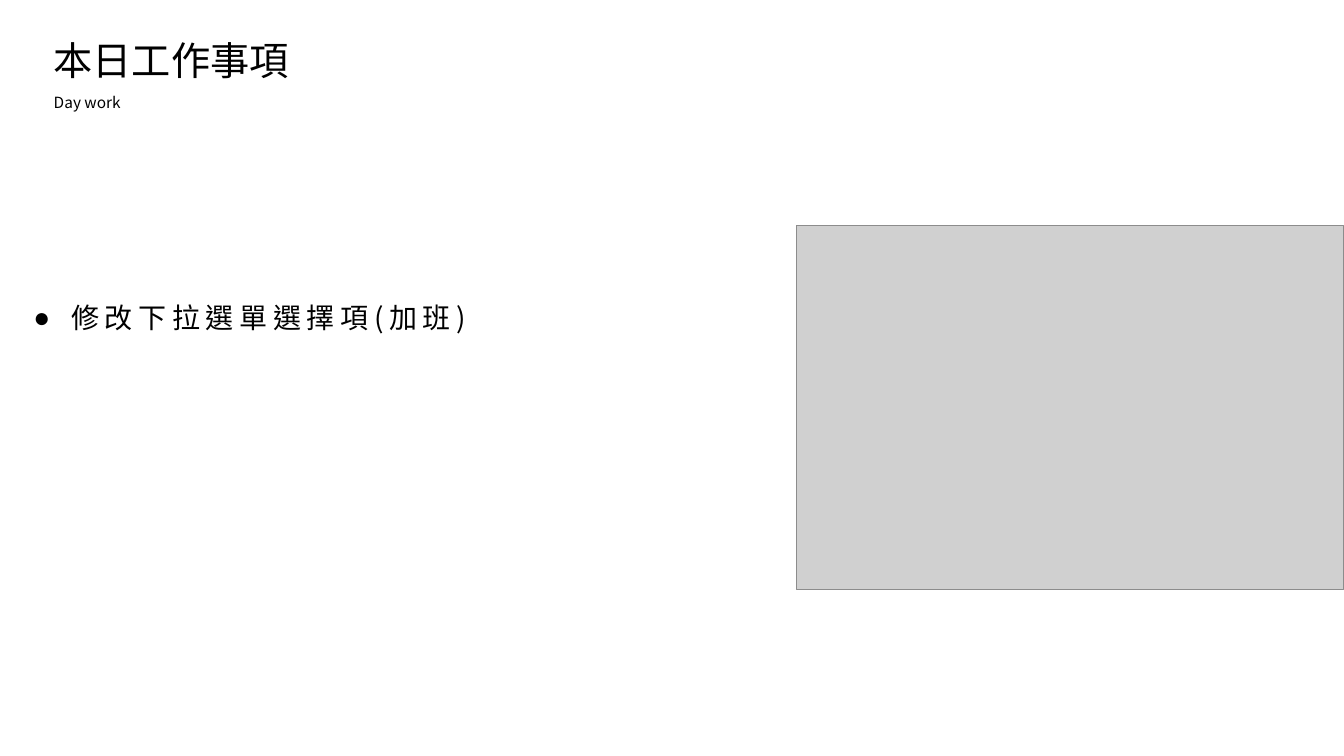
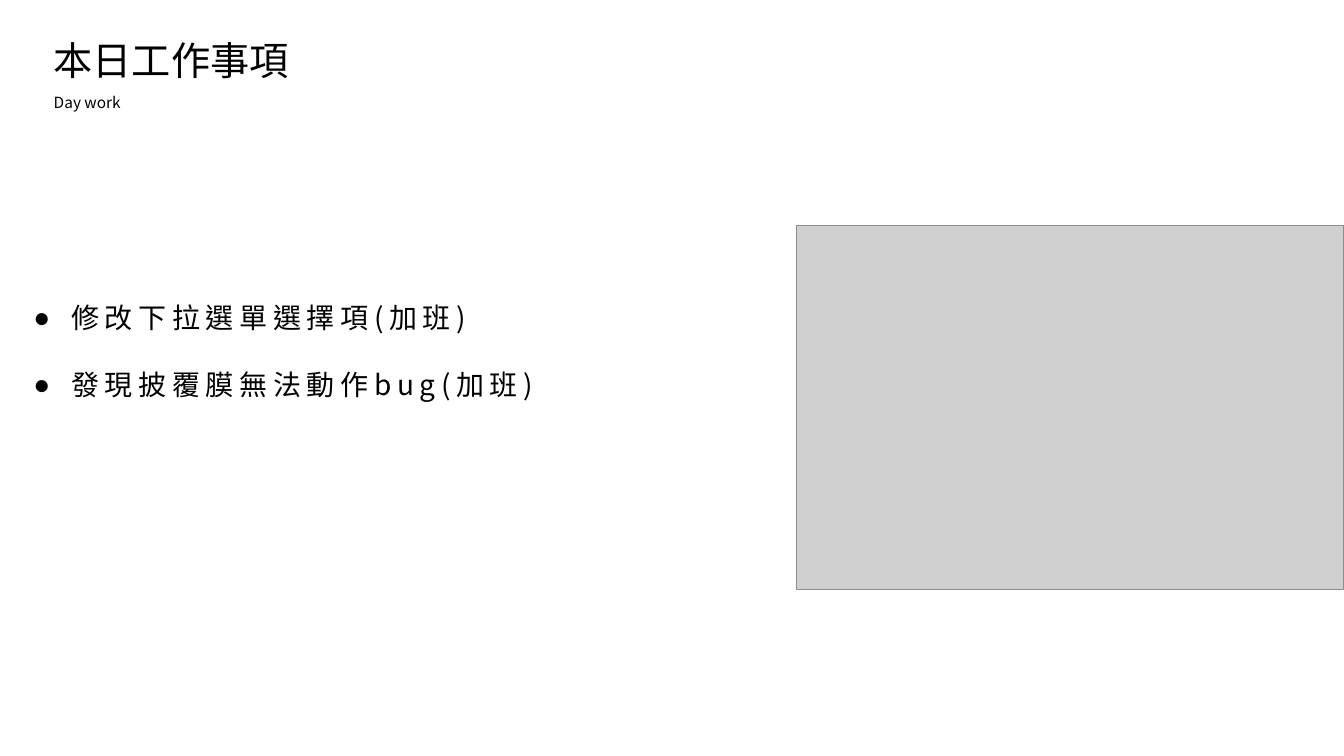
Before and after one commit to king637324/KnowledgeGreenhouseSystem, a slide deck: slide 2 of 工作日報_葉柏漢/2021.10/2021.10.13(加班)_2021.10.14工作日報_葉柏漢.pptx. Drawn at 1344x756 pixels with LibreOffice and Linux fonts; fonts in the diff are those of the drawing; grey boxes stand for pictures. Boxes give left, top, right and bottom in pixels: in the first picture for what was removed or moved away, otherwise in the second. Text is boxed around its words. In the diff, an @@ line names an element or a change of style, - is before the commit and + after.

```diff
--- a/工作日報_葉柏漢/2021.10/2021.10.13(加班)_2021.10.14工作日報_葉柏漢.pptx
+++ b/工作日報_葉柏漢/2021.10/2021.10.13(加班)_2021.10.14工作日報_葉柏漢.pptx
@@ text at bbox=[71, 371, 533, 402]: paragraph added @@
+● 發現披覆膜無法動作bug(加班)
```
Also in this commit, not shown: 3 other files.
